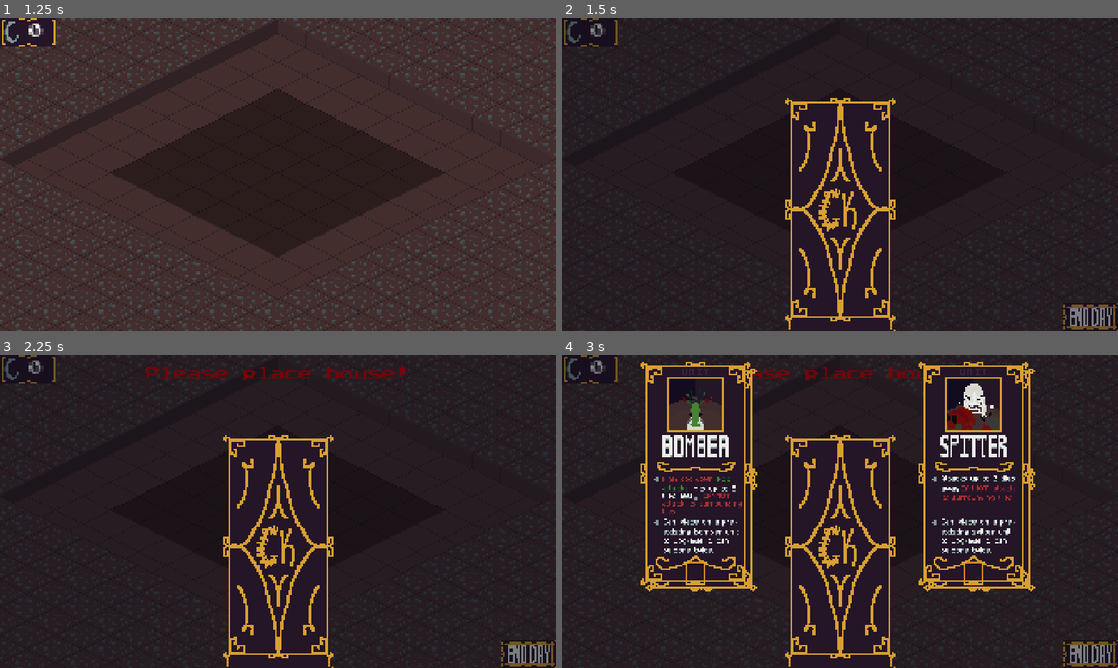
Above: before the commit, frames 1-4 (two rows, left to right).
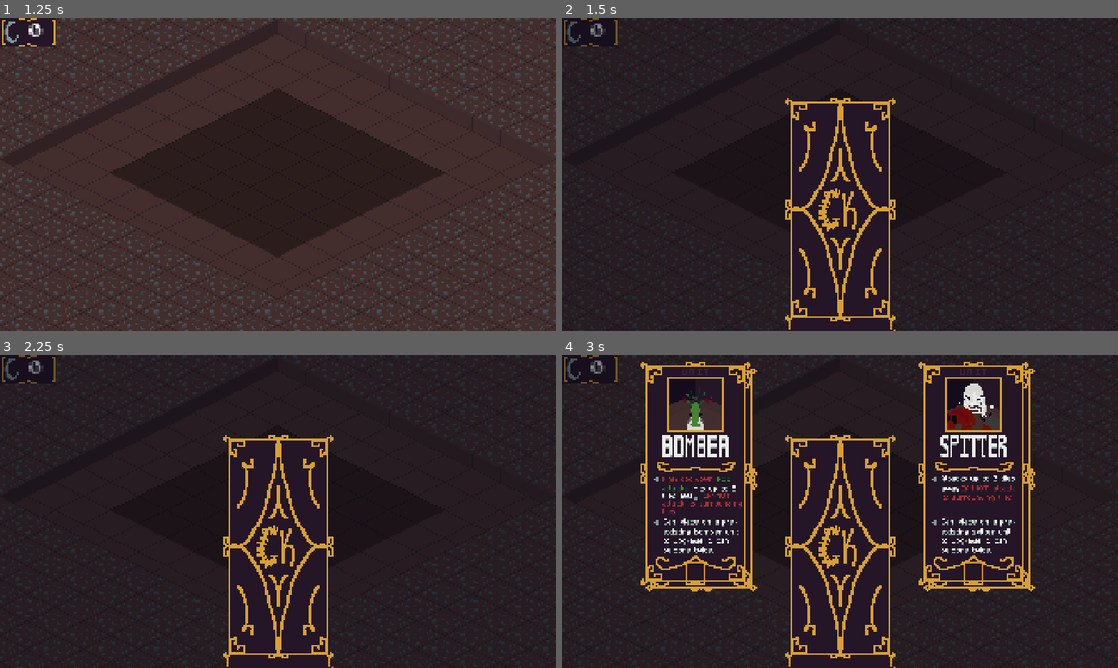
Above: after the commit, the same moments.

Repository: LogCheung/Critterking
Game: Godot game, scene res://World/Scenes/world.tscn
Same seed, same stepped clock (60 frames per second), same inputs: the game is played once before the commit and once after it.
Inputs (mouse positions are in pixels of both pictures, inside the frame that each line leads up to):
- Up to frame 1 (1.25 s): click (500, 58) at 0.5 s
- Up to frame 2 (1.5 s): tap Enter (ui_accept) at 1.25 s; move the mouse to (962, 158) at 1.27 s; press the mouse at (962, 158) at 1.28 s
- Up to frame 3 (2.25 s): tap Enter (ui_accept) at 1.52 s; release the mouse at (400, 495) at 2 s; click (528, 652) at 2.02 s
- Up to frame 4 (3 s): click (834, 552) at 2.75 s

Frame 1 is identical in both runs. In frame 2, 0.5% of the frame differs, in the area x 90-100%, y 91-100%; in frame 3, 1.1%, in the area x 26-100%, y 3-100%; in frame 4, 0.9%.

Commit message:
card highlight and dispatch prompt
Needs charm functionality and removing card

Diff:
--- a/minibadkings/UI/Scenes/ui.tscn
+++ b/minibadkings/UI/Scenes/ui.tscn
@@ -26,7 +26,7 @@
 
 [sub_resource type="LabelSettings" id="LabelSettings_bujes"]
 font = ExtResource("7_titua")
-font_size = 32
+font_size = 24
 font_color = Color(0.863436, 5.31845e-06, 7.70092e-07, 1)
 
 [sub_resource type="LabelSettings" id="LabelSettings_ftqev"]
@@ -357,6 +357,7 @@
 
 [node name="EndTurn" type="Control" parent="."]
 unique_name_in_owner = true
+visible = false
 layout_mode = 3
 anchors_preset = 0
 offset_right = 1920.0
@@ -397,6 +398,60 @@
 grow_horizontal = 2
 scale = Vector2(1.5, 1.5)
 text = "Please place house!"
+label_settings = SubResource("LabelSettings_bujes")
+horizontal_alignment = 1
+
+[node name="Dispatch" type="Control" parent="."]
+unique_name_in_owner = true
+visible = false
+layout_mode = 3
+anchors_preset = 0
+offset_right = 1920.0
+offset_bottom = 1081.0
+mouse_filter = 2
+
+[node name="ColorRect" type="ColorRect" parent="Dispatch"]
+layout_mode = 0
+offset_right = 1920.0
+offset_bottom = 1080.0
+color = Color(0.0352941, 0.0392157, 0.0784314, 0.490196)
+
+[node name="Sprite2D" type="Sprite2D" parent="Dispatch"]
+self_modulate = Color(1, 1, 1, 0)
+position = Vector2(1824, 1031)
+scale = Vector2(3, 3)
+texture = ExtResource("10_6dw6b")
+
+[node name="dispatchEnd" type="Button" parent="Dispatch/Sprite2D"]
+anchors_preset = 3
+anchor_left = 1.0
+anchor_top = 1.0
+anchor_right = 1.0
+anchor_bottom = 1.0
+offset_left = -96.0
+offset_top = -48.0
+offset_right = -32.0
+offset_bottom = -16.0
+grow_horizontal = 0
+grow_vertical = 0
+focus_mode = 0
+text = "continue"
+flat = true
+
+[node name="dispatchText" type="Label" parent="Dispatch"]
+layout_mode = 1
+anchors_preset = 5
+anchor_left = 0.5
+anchor_right = 0.5
+offset_left = -549.0
+offset_top = 41.0
+offset_right = 243.0
+offset_bottom = 119.0
+grow_horizontal = 2
+scale = Vector2(1.5, 1.5)
+text = "Dispatch unit to look for charms.
+Select 0 to 1 units
+"
 label_settings = SubResource("LabelSettings_bujes")
 horizontal_alignment = 1
 
@@ -740,6 +795,7 @@
 bus = &"SFX"
 
 [connection signal="pressed" from="EndTurn/Sprite2D/endturn" to="." method="_on_endturn_pressed"]
+[connection signal="pressed" from="Dispatch/Sprite2D/dispatchEnd" to="." method="_on_dispatch_end_pressed"]
 [connection signal="pressed" from="Cards/CardShow/Show" to="." method="_on_show_pressed"]
 [connection signal="pressed" from="mainmenu/main/Play" to="." method="_on_play_pressed"]
 [connection signal="pressed" from="mainmenu/main/Help" to="." method="_on_help_pressed"]
--- a/minibadkings/UI/Scripts/card.gd
+++ b/minibadkings/UI/Scripts/card.gd
@@ -31,6 +31,8 @@
 var choice_picked : bool = false
 var refreshing : bool = false
 
+var dispatchSelected : bool = false
+
 var is_under_mouse : bool = false
 func _ready() -> void:
 	if for_show: scale = Vector2(3,3)
@@ -45,6 +47,9 @@
 var tile : Vector2i
 func _process(delta: float) -> void:
 	if setting_up : return
+	handle_drag()
+
+func handle_drag() -> void:
 	if refreshing :
 		await get_tree().create_timer(.3).timeout
 		default_position = position
@@ -55,12 +60,28 @@
 	# dragging and plopping
 	if Input.is_action_just_pressed("select") and !selected:
 		if Rect2(Vector2(), size).has_point(get_local_mouse_position()):
+			# check if selecting for dispatch
+			if ui.dispatch.visible and ui.dispatchAmt < ui.dispatchLimit:
+				ui.dispatchAmt += 1
+				dispatchSelected = true
+				sprite_2d.material = preload("res://Units/Shaders/cardHighlight.tres")
+				return
+			elif dispatchSelected:
+				ui.dispatchAmt -= 1
+				dispatchSelected = false
+				sprite_2d.material = null
+			else:
+				dispatchSelected = false
+				sprite_2d.material = null
 			set_to_default()
 			selected = true
 	if Input.is_action_pressed("select") and selected:
 		sprite_2d.scale = Vector2(.4,.4)
 		global_position = get_global_mouse_position()
 	elif Input.is_action_just_released("select") and selected:
+		if ui.dispatch.visible :
+			set_to_default()
+			return
 		plop()
 	elif selected:
 		is_under_mouse = false
@@ -75,6 +96,7 @@
 func set_to_default() -> void:
 	sprite_2d.scale = Vector2(1.0,1.0)
 	sprite_2d.position.y = default_position.y
+	if !dispatchSelected : sprite_2d.material = null
 
 	z_index = 0
 	custom_minimum_size = default_custom_min
--- a/minibadkings/UI/Scripts/ui.gd
+++ b/minibadkings/UI/Scripts/ui.gd
@@ -16,11 +16,15 @@
 @onready var crtr_day: AudioStreamPlayer = %crtrDay
 @onready var crtr_night: AudioStreamPlayer = %crtrNight
 @onready var crtr_pause: AudioStreamPlayer = %crtrPause
+@onready var dispatch: Control = %Dispatch
 
 var second_roll : bool = false
 var rolltype : Card.ROLLTYPE
 var extraRolls : int = 0
 var rollingExtraTime : bool = false
+
+var dispatchAmt = 0
+var dispatchLimit = 1
 
 
 func _process(delta: float) -> void:
@@ -102,14 +106,15 @@
 	if extraRolls > 0:
 		rollingExtraTime = true
 		return
-
 	rollingExtraTime = false
 	cards.hide()
 	hand.show()
+	end_turn.show()
 	var container = %Hand.get_child(0) # Hboxcontainer
 	await get_tree().create_timer(.05).timeout
 	for c : Card in container.get_children():
 		c.set_up()
+	if world.dispatchDay: dispatch.show()
 
 func on_game_over() -> void:
 	gameover.show()
@@ -218,7 +223,11 @@
 
 
 func _on_continue_pressed() -> void:
+	%Button.play()
 	handle_pause()
+
+func _on_dispatch_end_pressed() -> void:
+	dispatch.hide()
 
 func _input(event: InputEvent) -> void:
 	if event.is_action_pressed("pause"):
--- a/minibadkings/Units/Scripts/ally.gd
+++ b/minibadkings/Units/Scripts/ally.gd
@@ -1,5 +1,6 @@
 extends Unit
 class_name Ally
+
 signal speedchange
 signal healthchange
 
--- a/minibadkings/Units/Scripts/group.gd
+++ b/minibadkings/Units/Scripts/group.gd
@@ -35,7 +35,7 @@
 	if max_size % columns != 0:  rows += 1
 
 	var new_row_margin = -(x_sep)
-	var vertical_off = -14 if max_size <= 9 else -18
+	var vertical_off = -16 if max_size <= 9 else -18
 	var last_pos : Vector2 = Vector2(new_row_margin,vertical_off)
 	for r in range(rows):
 		for c in range(columns):
--- /dev/null
+++ b/minibadkings/Units/Shaders/card.gdshader
@@ -0,0 +1,22 @@
+shader_type canvas_item;
+
+uniform vec4 line_color : source_color = vec4(1.0);
+uniform float line_thickness : hint_range(0, 10) = 1.0;
+
+const vec2 OFFSETS[8] = {
+	vec2(-1, -1), vec2(-1, 0), vec2(-1, 1), vec2(0, -1), vec2(0, 1),
+	vec2(1, -1), vec2(1, 0), vec2(1, 1)
+};
+
+void fragment() {
+	vec2 size = TEXTURE_PIXEL_SIZE * line_thickness;
+	float outline = 0.0;
+
+	for (int i = 0; i < OFFSETS.length(); i++) {
+		outline += texture(TEXTURE, UV + size * OFFSETS[i]).a;
+	}
+	outline = min(outline, 1.0);
+
+	vec4 color = texture(TEXTURE, UV);
+	COLOR = mix(color, line_color, outline - color.a);
+}
--- /dev/null
+++ b/minibadkings/Units/Shaders/cardHighlight.tres
@@ -0,0 +1,8 @@
+[gd_resource type="ShaderMaterial" load_steps=2 format=3 uid="uid://uvutfh74qkf4"]
+
+[ext_resource type="Shader" uid="uid://i0uktqxuuaex" path="res://Units/Shaders/card.gdshader" id="1_c8b7y"]
+
+[resource]
+shader = ExtResource("1_c8b7y")
+shader_parameter/line_color = Color(1, 1, 1, 1)
+shader_parameter/line_thickness = 3.0
--- a/minibadkings/World/Scripts/Global.gd
+++ b/minibadkings/World/Scripts/Global.gd
@@ -3,3 +3,4 @@
 @export var expansions : int = 0
 @export var nights : int = 0
 @export var cardsInHand : Array
+@export var cardsDispatched : Array
--- a/minibadkings/World/Scripts/world.gd
+++ b/minibadkings/World/Scripts/world.gd
@@ -26,7 +26,7 @@
 var upgrade_nums : Array = [2]
 var starting_roll : bool = true
 
-
+var dispatchDay : bool = true
 
 var night_is_expansion: bool = false
 func _ready() -> void:
@@ -184,6 +184,10 @@
 		night_ended.emit()
 
 func on_night_ended() -> void:
+	# Reset after dispatch day
+	if dispatchDay:
+		dispatchDay = false
+
 	# Reset after swarm of expansion
 	if night_is_expansion:
 		night_is_expansion = false
@@ -203,7 +207,6 @@
 	is_combat_phase = false
 	ui.rolltype = Card.ROLLTYPE.GENERAL
 	ui.cards.show()
-	ui.end_turn.show()
 
 	# convert units to cards
 	var unitsGroups = get_tree().get_first_node_in_group("GROUPSNODE")
@@ -288,6 +291,9 @@
 	if Global.nights % 2 == 0:
 		enemy_parties += 1
 
+	if Global.nights % 3 == 0:
+		dispatchDay = true
+
 	if Global.nights % 6 == 0:
 		night_is_expansion = true
 		print("swarm now")
Not shown, added: minibadkings/Units/Shaders/card.gdshader.uid
